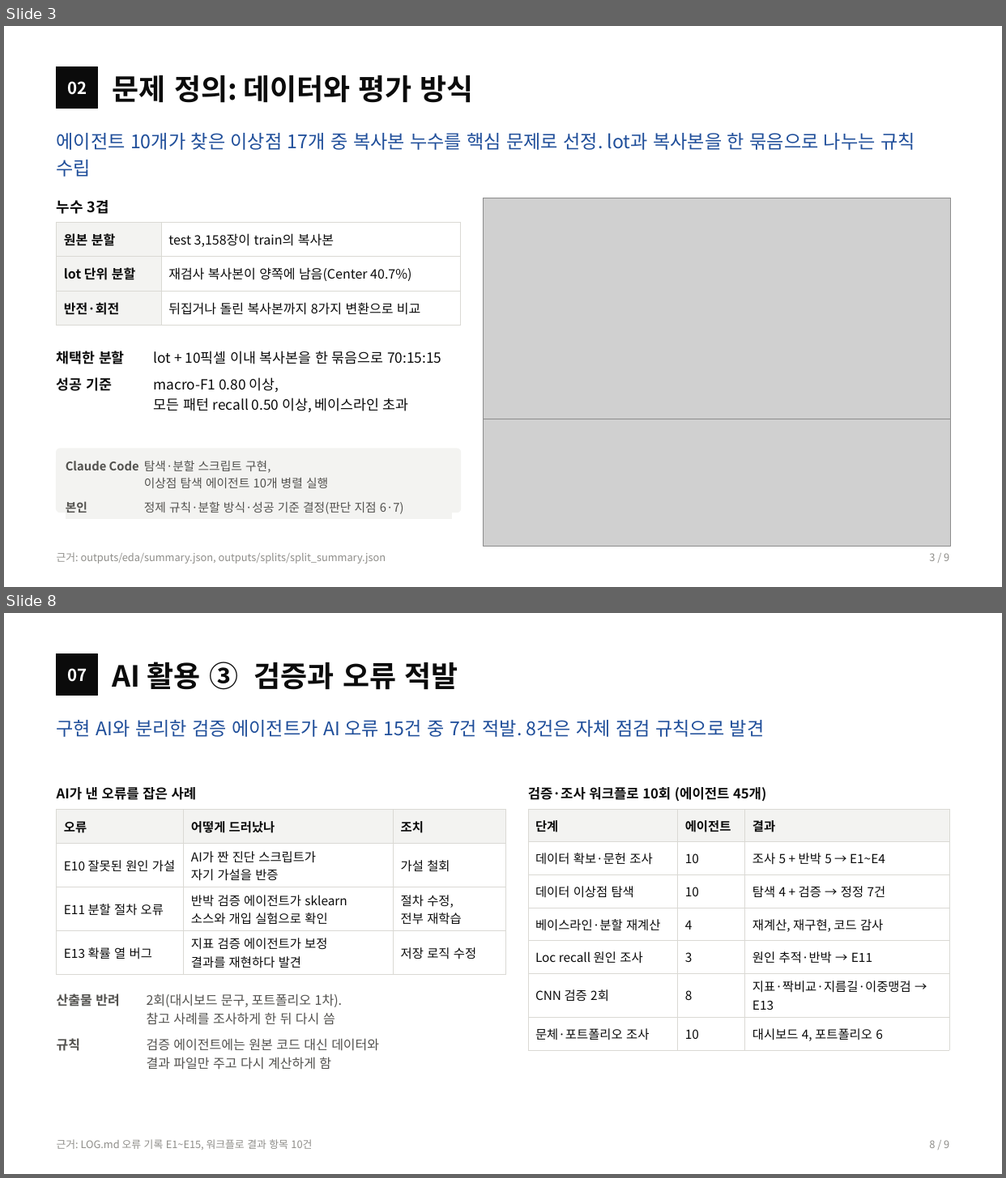
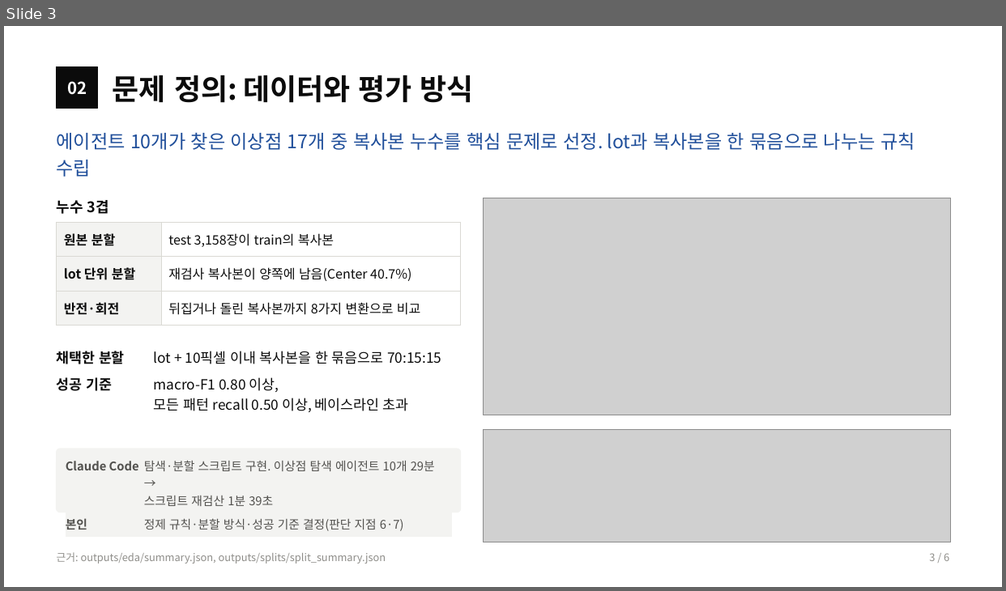
Before and after one commit to sl2ver/wm811k-wafer-defect-classification, a slide deck: portfolio/portfolio.pptx. Shown one above the other, each under a label of ours: slides 3 and 8 before the commit, slide 3 after it; the slides between them are not shown. The pictures are 1006x1178 and 1006x591 pixels, drawn with LibreOffice and Linux fonts; fonts in the diff are those of the drawing; grey boxes stand for pictures. Boxes give left, top, right and bottom in pixels: in the first picture for what was removed or moved away, otherwise in the second. Text is boxed around its words. In the diff, an @@ line names an element or a change of style, - is before the commit and + after.

```diff
--- a/portfolio/portfolio.pptx
+++ b/portfolio/portfolio.pptx
@@ slide 8 removed at <box>4,613,1002,1174</box>, background #FFFFFF @@
@@ rectangle removed at <box>57,654,98,696</box> @@
@@ text removed at <box>67,668,87,682</box> @@
-07
@@ text removed at <box>113,662,458,690</box> @@
-AI 활용 ③ 검증과 오류 적발
@@ text removed at <box>57,719,765,737</box> @@
-구현 AI와 분리한 검증 에이전트가 AI 오류 15건 중 7건 적발. 8건은 자체 점검 규칙으로 발견
@@ text removed at <box>57,787,197,800</box> @@
-AI가 낸 오류를 잡은 사례
@@ text removed at <box>528,787,766,801</box> @@
-검증·조사 워크플로 10회 (에이전트 45개)
@@ table removed at <box>57,809,505,972</box>, 4 rows, 3 columns @@
-오류 | 어떻게 드러났나 | 조치
-E10 잘못된 원인 가설 | AI가 짠 진단 스크립트가 자기 가설을 반증 | 가설 철회
-E11 분할 절차 오류 | 반박 검증 에이전트가 sklearn 소스와 개입 실험으로 확인 | 절차 수정, 전부 재학습
-E13 확률 열 버그 | 지표 검증 에이전트가 보정 결과를 재현하다 발견 | 저장 로직 수정
@@ table removed at <box>528,809,949,1045</box>, 7 rows, 3 columns @@
-단계 | 에이전트 | 결과
-데이터 확보·문헌 조사 | 10 | 조사 5 + 반박 5 → E1~E4
-데이터 이상점 탐색 | 10 | 탐색 4 + 검증 → 정정 7건
-베이스라인·분할 재계산 | 4 | 재계산, 재구현, 코드 감사
-Loc recall 원인 조사 | 3 | 원인 추적·반박 → E11
-CNN 검증 2회 | 8 | 지표·짝비교·지름길·이중맹검 → E13
-문체·포트폴리오 조사 | 10 | 대시보드 4, 포트폴리오 6
@@ table removed at <box>57,987,505,1073</box>, 2 rows, 2 columns @@
-산출물 반려 | 2회(대시보드 문구, 포트폴리오 1차). 참고 사례를 조사하게 한 뒤 다시 씀
-규칙 | 검증 에이전트에는 원본 코드 대신 데이터와 결과 파일만 주고 다시 계산하게 함
@@ text removed at <box>57,1139,312,1150</box> @@
-근거: LOG.md 오류 기록 E1~E15, 워크플로 결과 항목 10건
@@ text removed at <box>929,1140,949,1148</box> @@
-8 / 9
@@ slide 3 changed as well @@
@@ picture: place and size @@
-picture at <box>484,199,951,437</box>
+picture at <box>484,199,951,416</box>
@@ picture: place and size @@
-picture at <box>484,419,951,546</box>
+picture at <box>484,430,951,543</box>
@@ table at <box>66,454,452,535</box> @@
-row 1, column 2: 탐색·분할 스크립트 구현, 이상점 탐색 에이전트 10개 병렬 실행
+row 1, column 2: 탐색·분할 스크립트 구현. 이상점 탐색 에이전트 10개 29분 → 스크립트 재검산 1분 39초
```
Also in this commit, not shown: 4 other slides changed, 2 other slides removed, 18 other files.
